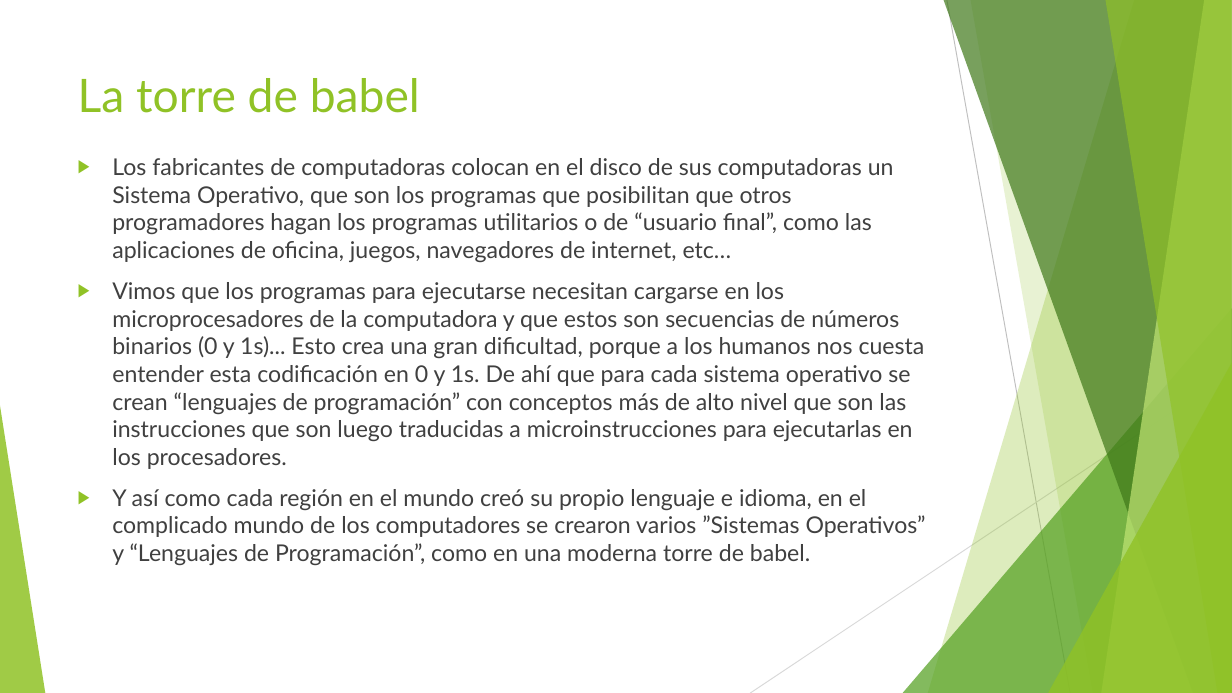
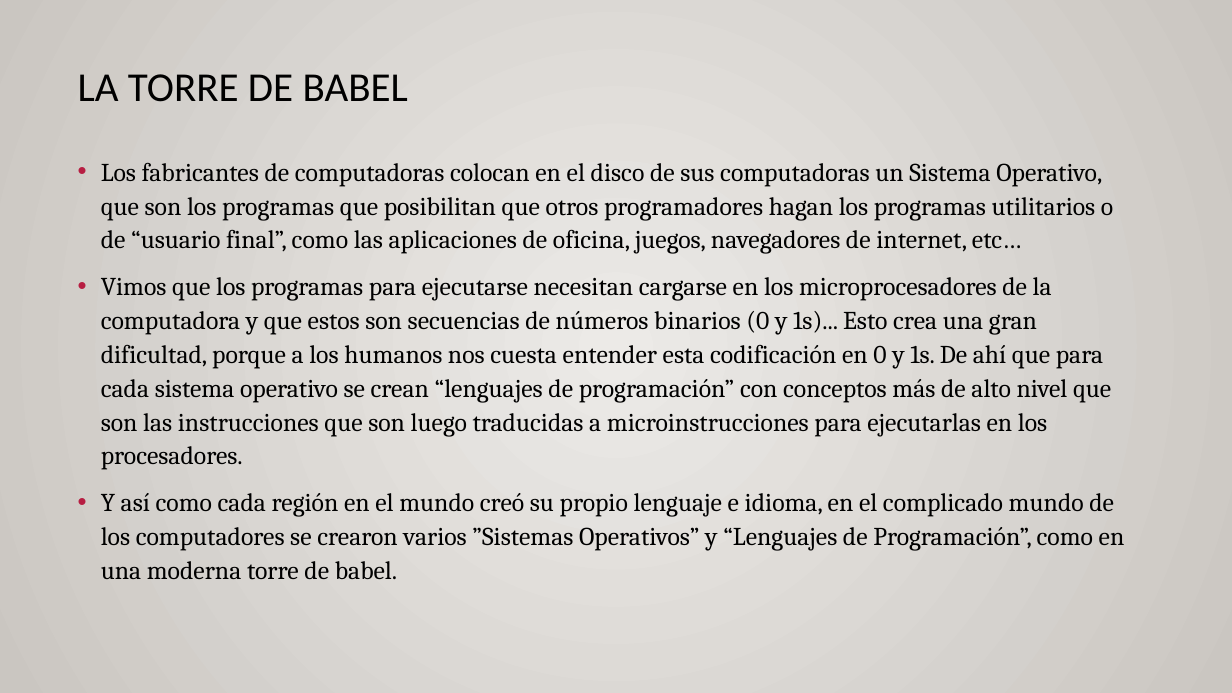
Before and after one commit to AlbertOsinaga/CSharp-MiPrimerLenguaje, a slide deck: slide 7 of C#_MiPrimerLenguaje.pptx. Drawn at 1232x693 pixels with LibreOffice and Linux fonts; fonts in the diff are those of the drawing. Boxes give left, top, right and bottom in pixels: in the first picture for what was removed or moved away, otherwise in the second. Text is boxed around its words. In the diff, an @@ line names an element or a change of style, - is before the commit and + after.

```diff
--- a/C#_MiPrimerLenguaje.pptx
+++ b/C#_MiPrimerLenguaje.pptx
@@ background #FFFFFF to gradient #ECEAE7 to #CAC7C1 @@
@@ title at [78, 74, 408, 102]: text changed; size 36 to 32 pt; font Lato to Calibri; text colour #90C226 to #000000 @@
-La torre de babel
+LA TORRE DE BABEL
@@ text "Los fabricantes de computadoras colocan ..." at [101, 162, 1125, 580]: size 18 to 20 pt, font Lato to Cambria, text colour #404040 to #000000; bullet ▶ to •; line spacing 1 to 1.1; bullet colour #90C226 to #B71E42 @@
@@ group removed at [0, 0, 1232, 693]: 5 freeform shapes, 3 triangles, 2 lines @@
```
Also in this commit, not shown: 11 other slides changed, 7 slides added, 1 other file.
